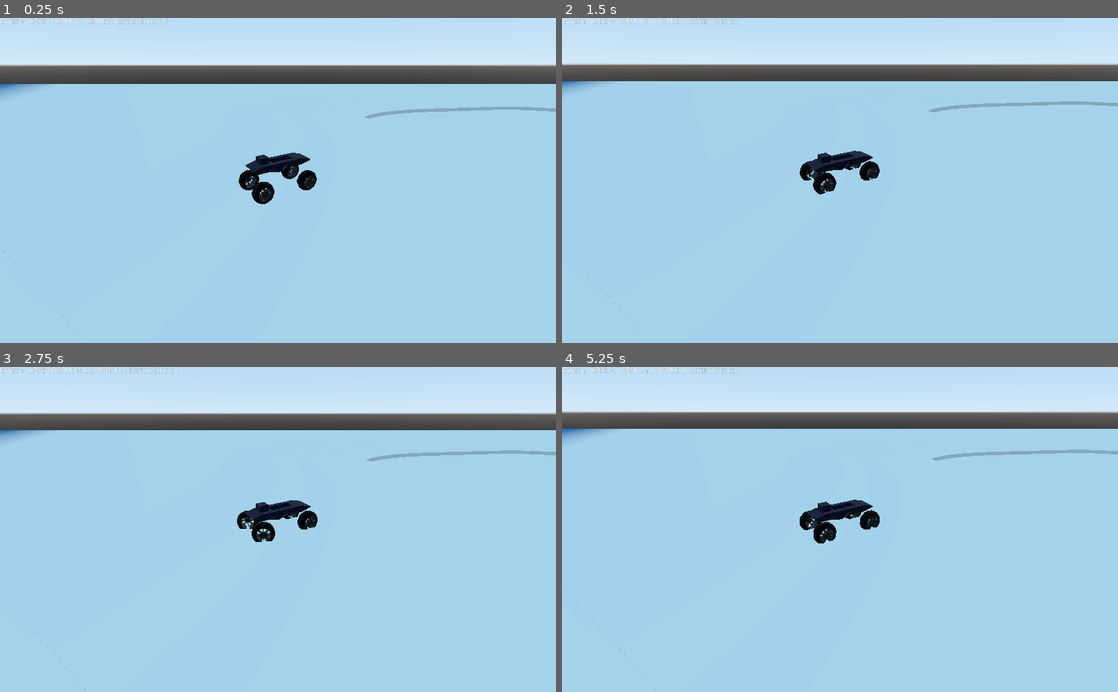
Above: before the commit, frames 1-4 (two rows, left to right).
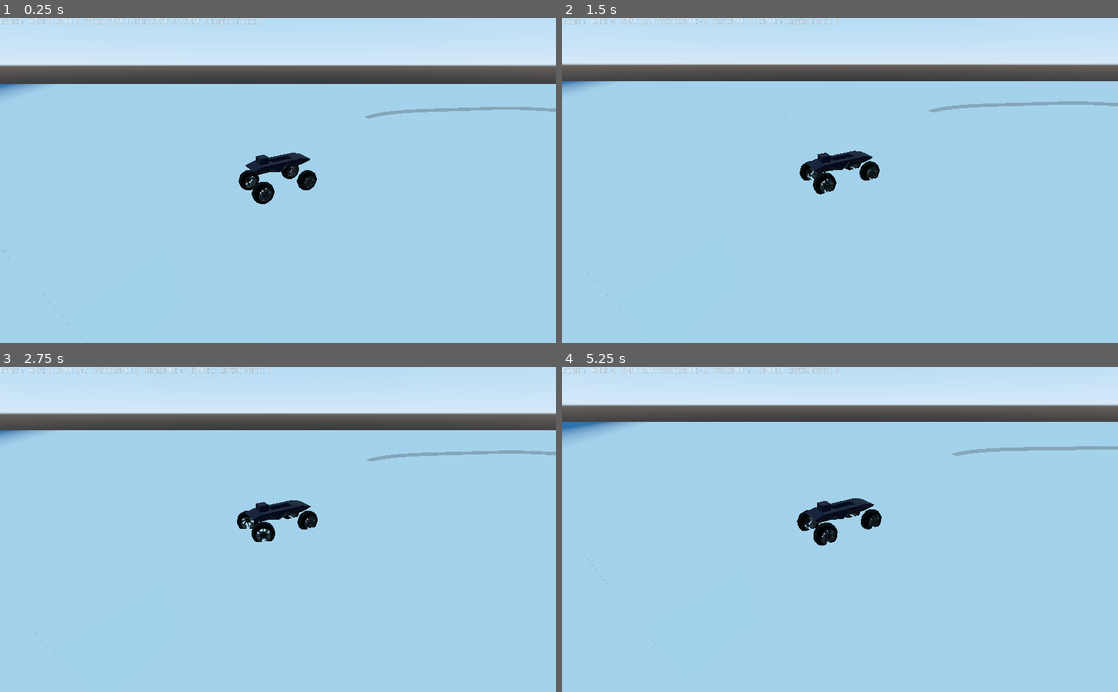
Above: after the commit, the same moments.

Repository: esensar/bugged-racing
Game: Godot game, scene res://scenes/test_level.tscn
The game is run twice, just before and just after one commit, with the same random seed, the same clock (stepped at 60 frames per second) and the same inputs. The project has no main scene, so this scene is started directly. The engine's default icon, where the game draws it, is replaced by a stand-in: a white triangle on a blue panel in a dark square.
Inputs:
- Up to frame 1 (0.25 s): no input
- Up to frame 2 (1.5 s): hold D (steer_right) 0.53-1.28 s; hold C (clutch) 0.53-1.28 s; tap W (throttle) at 0.8, 1.35 s; hold S (brake) from 1.28 s (still down)
- Up to frame 3 (2.75 s): tap C (clutch) at 1.55 s; release S (brake) at 2.03 s; hold D (steer_right) from 2.03 s (still down); hold C (clutch) from 2.03 s (still down); tap W (throttle) at 2.3 s
- Up to frame 4 (5.25 s): release D (steer_right) at 2.78 s; release C (clutch) at 2.78 s; hold Shift (gear_up) 2.78-3.53 s; tap W (throttle) at 2.85, 3.8, 4.35 s; tap C (clutch) at 3.05, 4.55 s; hold C (clutch) 3.53-4.28 s; hold A (steer_left) 3.53-5.03 s; hold S (brake) from 5.03 s (still down); hold C (clutch) from 5.03 s (still down)

The runs differ from the first frame. In frame 1, 0.2% of the frame differs, in the area x 15-48%, y 0-3%; in frame 2, 0.2%; in frame 3, 0.2%; in frame 4, 6.1%, in the area x 0-100%, y 0-100%.

Commit message:
Add vehicle sounds and adjust RPM

Diff:
--- a/scenes/test_level.tscn
+++ b/scenes/test_level.tscn
@@ -35,7 +35,6 @@
 [node name="buggy" parent="." instance=ExtResource( 1 )]
 transform = Transform( 1.00456, 0, 0, 0, 1.00456, 0, 0, 0, 1.00456, -38.0928, 1.38435, -0.0872202 )
 mass = 250.0
-STEER_SPEED = 1.5
 
 [node name="camera" type="Camera" parent="."]
 transform = Transform( 1, 0, 0, 0, 1, 0, 0, 0, 1, 0, 5.88022, 23.0639 )
--- a/vehicles/buggy.gd
+++ b/vehicles/buggy.gd
@@ -14,18 +14,27 @@
 var steer_target = 0.0
 var steer_angle = 0.0
 
-export (float) var MAX_ENGINE_FORCE = 50.0
+export (float) var MAX_ENGINE_FORCE = 85.0
 export (float) var MAX_BRAKE_FORCE = 50.0
-export (float) var THROTTLE_POWER = 10000.0
+export (float) var THROTTLE_POWER = 6000.0
 export (float) var MAX_RPM_LOSS_PS = 3000.0
 
-export (Array) var gear_ratios = [ 6, 5, 4, 3, 2, 1.0 ]
-export (float) var reverse_ratio = -6.0
-export (float) var final_drive = 3.38
-export (float) var max_rpm = 7000
+export (Array) var gear_ratios = [ 3.4, 2.5, 2.0, 1.5, 1.25 ]
+export (float) var reverse_ratio = -3
+export (float) var final_drive = 3.45
+export (float) var max_rpm = 3500
 export (float) var min_rpm = 900
 export (float) var gear_switch_time = 0.2
 export (Curve) var power_curve = null
+
+
+var idle_sound_start: float = 0.5
+var idle_sound_end: float = 1
+
+var throttle_sound_start: float = 2.5
+var throttle_sound_end: float = 3.5
+
+var sound_time_left: float = 0.0
 
 var clutch_position: float = 0.0
 var rpm = 0
@@ -38,12 +47,18 @@
 onready var rrwheel: VehicleWheel = $rear_right
 onready var rlwheel: VehicleWheel = $rear_left
 
+onready var engine_sound_player: AudioStreamPlayer3D = $engine_sound_player
+onready var engine_sound_playback: AudioStreamPlayback = $engine_sound_player.get_stream_playback()
+
 var traction_wheels: Array
 
 func _ready():
 	for wheel in [frwheel, flwheel, rrwheel, rlwheel]:
 		if wheel.use_as_traction:
 			traction_wheels.append(wheel)
+
+	_generate_engine_sound(0)
+	engine_sound_player.play()
 
 func _get_gear_ratio():
 	if gear == 0:
@@ -90,9 +105,9 @@
 
 	if gear != 0:
 		rpm = lerp(rpm, transmission_rpm, delta * (1 - clutch_position))
-		rpm = _lerp_rpm(rpm, min_rpm, delta, delta * clutch_position * 3)
+		rpm = _lerp_rpm(rpm, min_rpm, delta, delta * clutch_position)
 	else:
-		rpm = _lerp_rpm(rpm, min_rpm, delta, delta * 3)
+		rpm = _lerp_rpm(rpm, min_rpm, delta, delta)
 	if _has_traction():
 		rpm += throttle * delta * clutch_position * THROTTLE_POWER
 	else:
@@ -100,6 +115,8 @@
 	rpm = clamp(rpm, 0, max_rpm)
 	var rpm_factor = clamp(rpm / max_rpm, 0.0, 1.0)
 	var power_factor = power_curve.interpolate_baked(rpm_factor)
+
+	_generate_engine_sound(rpm_factor)
 
 	# Transfer to transmission
 	var transmission_input = power_factor * (1 - clutch_position) * _get_gear_ratio()
@@ -114,7 +131,7 @@
 	rlwheel.brake = handbrake * MAX_BRAKE_FORCE / 2
 
 	var speed = wheel_rpm * 2.0 * PI * rrwheel.wheel_radius / 60.0 * 3600.0 / 1000.0
-	$Info.text = "Gear: %d, KPH: %.0f, RPM: %.0f, TRPM: %.0f, Engine force: %.0f" % [ gear, speed, rpm, transmission_rpm, engine_force ]
+	$Info.text = "Gear: %d, KPH: %.0f, RPM: %.0f, WheelRPM: %.0f, FinalRPM: %.0f, TRPM: %.0f, Engine force: %.0f" % [ gear, speed, rpm, wheel_rpm, final_rpm, transmission_rpm, engine_force ]
 
 	var steering_input = Input.get_action_strength("steer_left") - Input.get_action_strength("steer_right")
 	if abs(steering_input) < 0.05:
@@ -129,3 +146,12 @@
 
 	steer_angle = steering_input * lerp(max_steer_angle_rad, speed_steer_angle_rad, steer_speed_factor)
 	steering = steer_angle
+
+func _generate_engine_sound(rpm_factor):
+	engine_sound_player.pitch_scale = 0.5 + rpm_factor
+	var to_fill = engine_sound_playback.get_frames_available()
+	var factor = rpm_factor
+	while to_fill > 0:
+		engine_sound_playback.push_frame(Vector2(1.0, 1.0) * factor)
+		factor += cos(factor) * sin(factor)
+		to_fill -= 1
--- a/vehicles/buggy.tscn
+++ b/vehicles/buggy.tscn
@@ -1,17 +1,20 @@
-[gd_scene load_steps=5 format=2]
+[gd_scene load_steps=6 format=2]
 
 [ext_resource path="res://assets/basic_buggy.glb" type="PackedScene" id=1]
 [ext_resource path="res://vehicles/buggy.gd" type="Script" id=3]
 
 [sub_resource type="Curve" id=2]
-_data = [ Vector2( 0, 0 ), 0.0, 0.0, 0, 0, Vector2( 0.910377, 0.990909 ), 0.0, 0.0, 0, 0, Vector2( 1, 0 ), 0.0, 0.0, 0, 0 ]
+_data = [ Vector2( 0, 0 ), 0.0, 0.0, 0, 0, Vector2( 0.259434, 0.463636 ), 0.0, 0.0, 0, 0, Vector2( 0.59434, 0.872727 ), 0.0, 0.0, 0, 0, Vector2( 0.900943, 1 ), 0.0, 0.0, 0, 0, Vector2( 1, 0 ), 0.0, 0.0, 0, 0 ]
 
 [sub_resource type="BoxShape" id=1]
 extents = Vector3( 0.521885, 0.334919, 1.78849 )
 
+[sub_resource type="AudioStreamGenerator" id=3]
+mix_rate = 5500.0
+
 [node name="buggy" instance=ExtResource( 1 )]
+mass = 150.0
 script = ExtResource( 3 )
-STEER_SPEED = 1.5
 power_curve = SubResource( 2 )
 
 [node name="chassis" parent="." index="0"]
@@ -57,3 +60,8 @@
 __meta__ = {
 "_edit_use_anchors_": false
 }
+
+[node name="engine_sound_player" type="AudioStreamPlayer3D" parent="." index="8"]
+transform = Transform( 1, 0, 0, 0, 1, 0, 0, 0, 1, 0, 1.14201, 0.968668 )
+stream = SubResource( 3 )
+unit_db = 14.0
--- a/vehicles/buggy_test.tscn
+++ b/vehicles/buggy_test.tscn
@@ -8,7 +8,6 @@
 data = PoolVector3Array( -1, 1, 1, 1, 1, 1, -1, -1, 1, 1, 1, 1, 1, -1, 1, -1, -1, 1, 1, 1, -1, -1, 1, -1, 1, -1, -1, -1 …(284 unchanged characters)…
 
 [node name="buggy" instance=ExtResource( 1 )]
-STEER_SPEED = 1.5
 
 [node name="Camera" type="Camera" parent="." index="7"]
 transform = Transform( -0.0903024, 0, -0.995914, 0, 1, 0, 0.995914, 0, -0.0903024, -3.4904, 1.22508, 0 )
